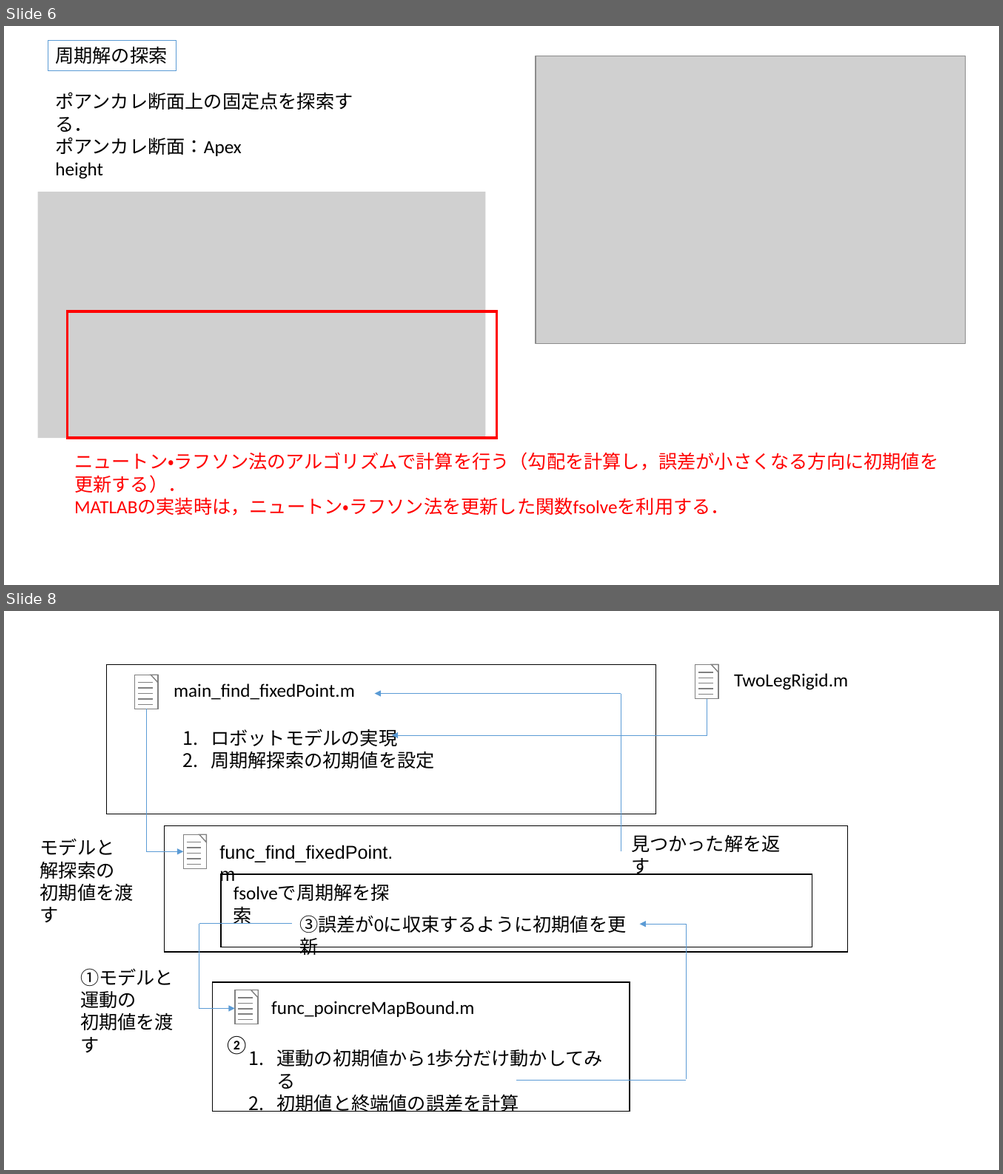
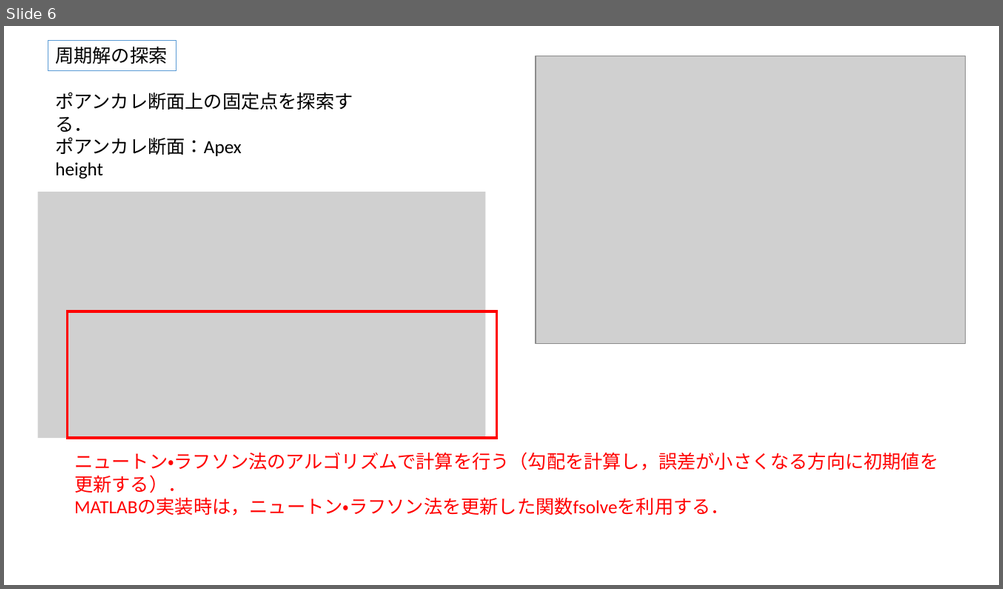
Before and after one commit to t-kamimura/simulations_kamimura, a slide deck: Program_TwoLegRigidBody/TwoLeg_search_fixedPoints.pptx. Shown one above the other, each under a label of ours: slides 6 and 8 before the commit, slide 6 after it; the slides between them are not shown. The pictures are 1003x1174 and 1003x589 pixels, drawn with LibreOffice and Linux fonts; fonts in the diff are those of the drawing; grey boxes stand for pictures. Boxes give left, top, right and bottom in pixels: in the first picture for what was removed or moved away, otherwise in the second. Text is boxed around its words. In the diff, an @@ line names an element or a change of style, - is before the commit and + after.

```diff
--- a/Program_TwoLegRigidBody/TwoLeg_search_fixedPoints.pptx
+++ b/Program_TwoLegRigidBody/TwoLeg_search_fixedPoints.pptx
@@ slide 8 removed at (x1=4, y1=611, x2=999, y2=1170), background #FFFFFF @@
@@ rectangle removed at (x1=107, y1=665, x2=656, y2=815) @@
@@ text removed at (x1=734, y1=673, x2=848, y2=690) @@
-TwoLegRigid.m
@@ text removed at (x1=173, y1=684, x2=355, y2=700) @@
-main_find_fixedPoint.m
@@ arrow removed from (620, 694) to (375, 694) @@
@@ elbow arrow removed from (707, 699) to (392, 735) @@
@@ line removed from (620, 852) to (620, 694) @@
@@ group removed at (x1=695, y1=665, x2=719, y2=699): 5 lines, 1 rectangle, 1 right triangle @@
@@ group removed at (x1=134, y1=675, x2=159, y2=709): 5 lines, 1 rectangle, 1 right triangle @@
@@ elbow arrow removed from (147, 709) to (183, 852) @@
@@ text removed at (x1=210, y1=729, x2=434, y2=769) @@
-1. ロボットモデルの実現
-2. 周期解探索の初期値を設定
@@ rectangle removed at (x1=165, y1=826, x2=848, y2=952) @@
@@ text removed at (x1=40, y1=838, x2=134, y2=901) @@
-モデルと
-解探索の
-初期値を渡す
@@ text removed at (x1=219, y1=845, x2=392, y2=885) @@
-func_find_fixedPoint.m
@@ text removed at (x1=631, y1=835, x2=780, y2=875) @@
-見つかった解を返す
@@ group removed at (x1=183, y1=834, x2=207, y2=869): 5 lines, 1 rectangle, 1 right triangle @@
@@ rectangle removed at (x1=221, y1=874, x2=812, y2=947) @@
@@ text removed at (x1=226, y1=878, x2=414, y2=908) @@
-fsolveで周期解を探索
@@ text removed at (x1=292, y1=909, x2=639, y2=940) @@
-③誤差が0に収束するように初期値を更新
@@ line removed from (199, 1009) to (199, 924) @@
@@ line removed from (199, 923) to (292, 923) @@
@@ arrow removed from (686, 924) to (640, 924) @@
@@ line removed from (686, 1079) to (686, 924) @@
@@ text removed at (x1=80, y1=968, x2=173, y2=1031) @@
-①モデルと
-運動の
-初期値を渡す
@@ rectangle removed at (x1=212, y1=982, x2=629, y2=1112) @@
@@ arrow removed from (199, 1008) to (235, 1008) @@
@@ text removed at (x1=271, y1=1001, x2=474, y2=1017) @@
-func_poincreMapBound.m
@@ group removed at (x1=236, y1=990, x2=259, y2=1025): 5 lines, 1 rectangle, 1 right triangle @@
@@ text removed at (x1=225, y1=1037, x2=249, y2=1055) @@
-②
@@ text removed at (x1=277, y1=1049, x2=603, y2=1112) @@
-1. 運動の初期値から1歩分だけ動かしてみる
-2. 初期値と終端値の誤差を計算
@@ line removed from (517, 1080) to (686, 1080) @@
```
Also in this commit, not shown: 2 slides changed.
